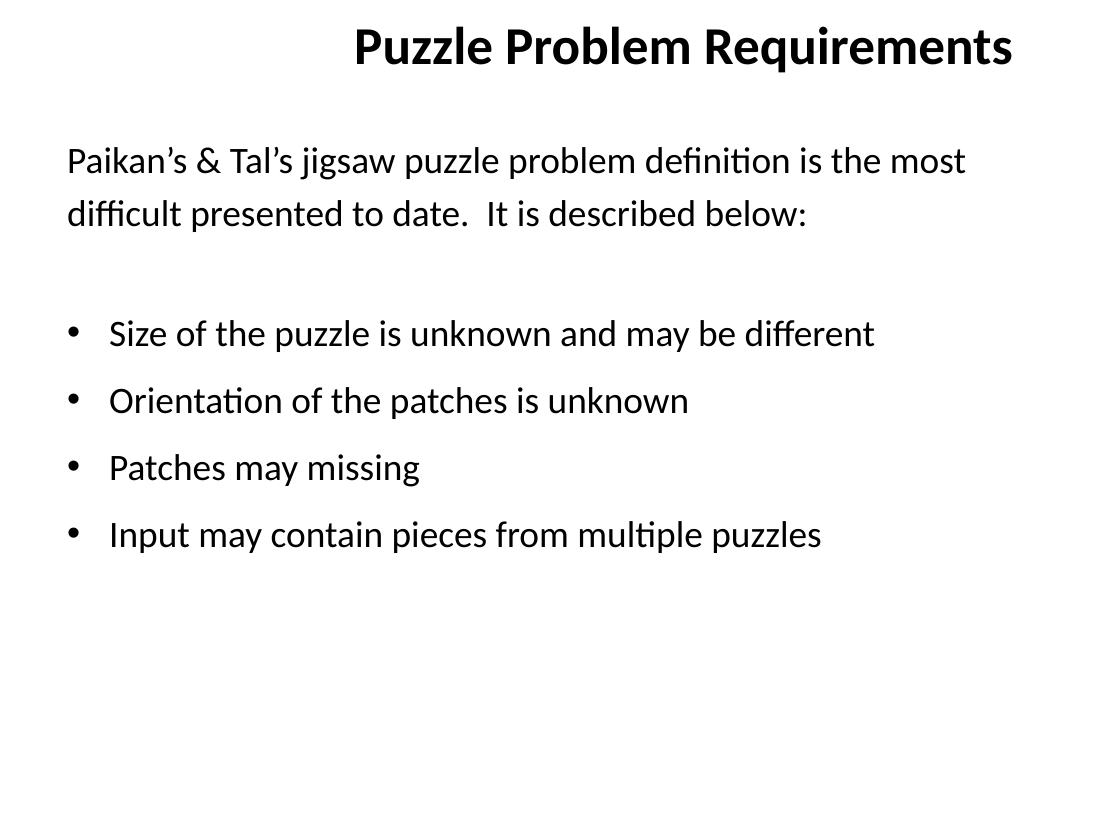
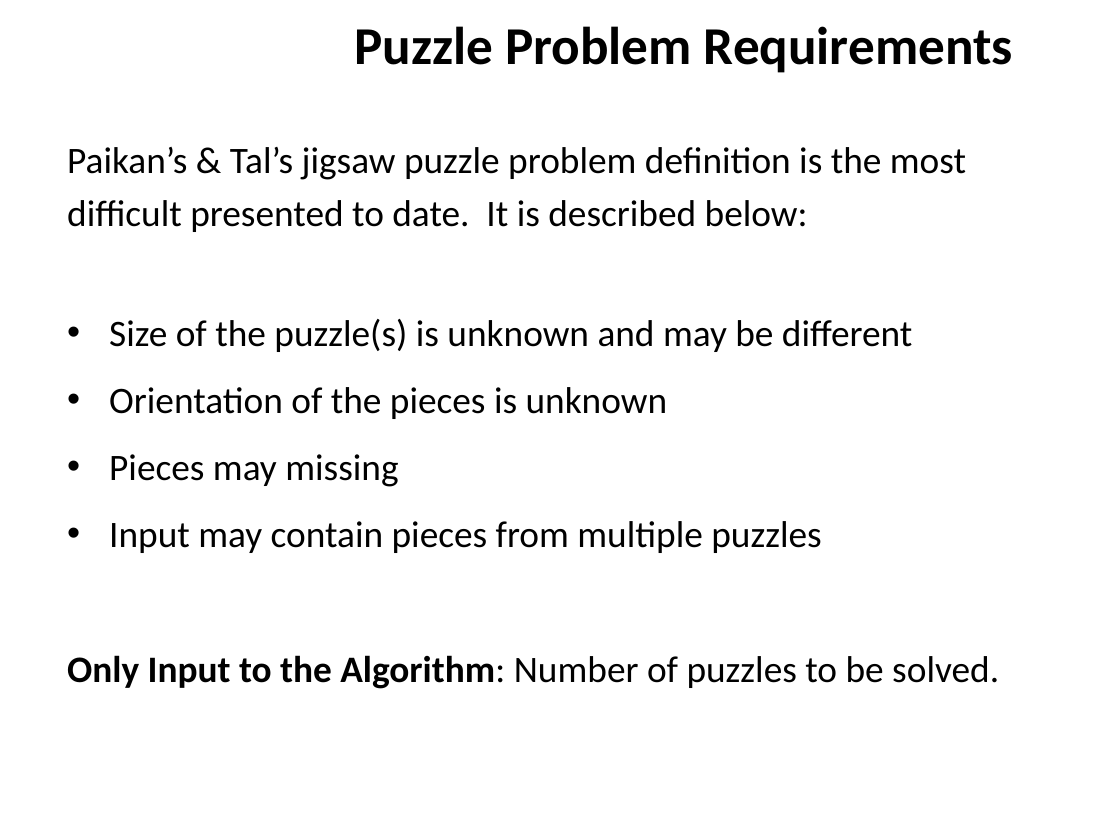
Before and after one commit to ZaydH/sjsu_thesis, a slide deck: slide 43 of Papers/Zayd_Hammoudeh_-_Square_Jigsaw_Puzzle_Problem_Literature_Review.pptx (slide 41 before the commit). Drawn at 1120x840 pixels with LibreOffice and Linux fonts; fonts in the diff are those of the drawing; background and template pictures are left out. Boxes give left, top, right and bottom in pixels: in the first picture for what was removed or moved away, otherwise in the second. Text is boxed around its words. In the diff, an @@ line names an element or a change of style, - is before the commit and + after.

Commit message:
More work on the literature review.  Cleaning up the presentation. Standardizing on reviewing to the "patches" as "pieces"

```diff
--- a/Papers/Zayd_Hammoudeh_-_Square_Jigsaw_Puzzle_Problem_Literature_Review.pptx
+++ b/Papers/Zayd_Hammoudeh_-_Square_Jigsaw_Puzzle_Problem_Literature_Review.pptx
@@ text at <box>109,319,912,487</box>: text changed @@
-• Size of the puzzle is unknown and may be different
-• Orientation of the patches is unknown
-• Patches may missing
+• Size of the puzzle(s) is unknown and may be different
+• Orientation of the pieces is unknown
+• Pieces may missing
@@ text at <box>67,655,999,689</box>: paragraph added @@
+Only Input to the Algorithm: Number of puzzles to be solved.
```
Also in this commit, not shown: 10 other slides changed, 4 slides added.
